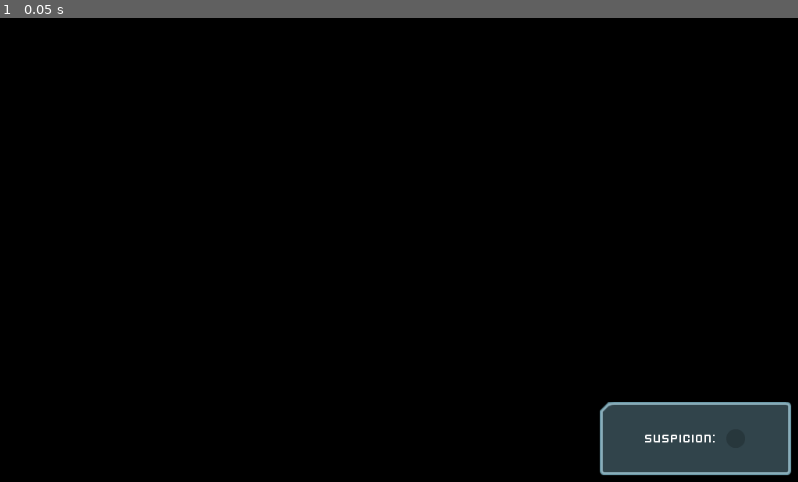
Above: before the commit, frame 1.
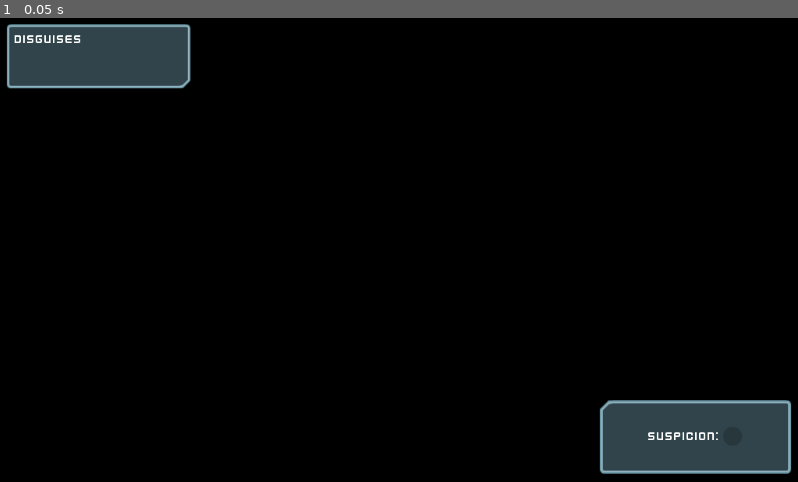
Above: after the commit, the same moment.

Repository: Rirdeg/Heist-Meisters
Game: Godot game, scene res://Scenes/GUI.tscn
Same seed, same stepped clock (60 frames per second), same inputs: the game is played once before the commit and once after it. This scene is started directly instead of the project's main scene.
Inputs:
- Up to frame 1 (0.05 s): no input

The runs differ from the first frame. In frame 1, 3.8% of the frame differs, in the area x 0-100%, y 1-99%.

Commit message:
GUI Display disguises
Added GUI Elements for disguises

Diff:
--- a/Scenes/Characters/Player.tscn
+++ b/Scenes/Characters/Player.tscn
@@ -6,7 +6,7 @@
 [ext_resource path="res://characterlightoccluder.tres" type="OccluderPolygon2D" id=4]
 [ext_resource path="res://theme.tres" type="Theme" id=5]
 
-[node name="Player" index="0" instance=ExtResource( 1 )]
+[node name="Player" instance=ExtResource( 1 )]
 collision_mask = 11
 script = ExtResource( 2 )
 
--- a/Scenes/Debug.tscn
+++ b/Scenes/Debug.tscn
@@ -6,27 +6,40 @@
 script = ExtResource( 1 )
 
 [node name="Label" type="Label" parent="."]
-margin_right = 40.0
+anchor_left = 1.0
+anchor_right = 1.0
+margin_left = -278.595
+margin_right = -238.595
 margin_bottom = 14.0
 text = "label1"
+align = 2
 
 [node name="Label2" type="Label" parent="."]
-margin_left = 0.630249
-margin_top = 17.0167
-margin_right = 40.6302
-margin_bottom = 31.0167
+anchor_left = 1.0
+anchor_right = 1.0
+margin_left = -278.595
+margin_top = 15.9606
+margin_right = -238.595
+margin_bottom = 29.9606
 text = "label2"
+align = 2
 
 [node name="Label3" type="Label" parent="."]
-margin_left = 1.2605
-margin_top = 33.4032
-margin_right = 41.2604
-margin_bottom = 47.4032
+anchor_left = 1.0
+anchor_right = 1.0
+margin_left = -278.595
+margin_top = 32.8937
+margin_right = -238.595
+margin_bottom = 46.8937
 text = "label3"
+align = 2
 
 [node name="Label4" type="Label" parent="."]
-margin_left = 1.89075
-margin_top = 47.899
-margin_right = 41.8906
-margin_bottom = 61.899
+anchor_left = 1.0
+anchor_right = 1.0
+margin_left = -278.595
+margin_top = 50.4988
+margin_right = -238.595
+margin_bottom = 64.4988
 text = "label4"
+align = 2
--- a/Scenes/GUI.tscn
+++ b/Scenes/GUI.tscn
@@ -1,10 +1,12 @@
-[gd_scene load_steps=6 format=2]
+[gd_scene load_steps=8 format=2]
 
 [ext_resource path="res://GFX/Interface/PNG/glassPanel_cornerTL.png" type="Texture" id=1]
 [ext_resource path="res://theme.tres" type="Theme" id=2]
 [ext_resource path="res://GFX/Interface/PNG/dot_shadow.png" type="Texture" id=3]
 [ext_resource path="res://GFX/Interface/PNG/dotRed.png" type="Texture" id=4]
 [ext_resource path="res://Scripts/SuspicionMeter.gd" type="Script" id=5]
+[ext_resource path="res://GFX/Interface/PNG/glassPanel_cornerBR.png" type="Texture" id=6]
+[ext_resource path="res://Scripts/DisguiseDisplay.gd" type="Script" id=7]
 
 [node name="GUI" type="CanvasLayer"]
 
@@ -14,23 +16,26 @@
 anchor_right = 1.0
 anchor_bottom = 1.0
 margin_left = -255.0
-margin_top = -104.0
+margin_top = -106.166
 margin_right = -10.0
-margin_bottom = -10.0
+margin_bottom = -12.1663
 texture = ExtResource( 1 )
 patch_margin_left = 12
 patch_margin_top = 12
 patch_margin_right = 12
 patch_margin_bottom = 12
+__meta__ = {
+"_edit_group_": true
+}
 
 [node name="CenterContainer" type="CenterContainer" parent="SuspicionContainer"]
 anchor_right = 1.0
 anchor_bottom = 1.0
 
-[node name="HSplitContainer" type="HSplitContainer" parent="SuspicionContainer/CenterContainer"]
-margin_left = 58.0
+[node name="HSplitContainer" type="HBoxContainer" parent="SuspicionContainer/CenterContainer"]
+margin_left = 62.0
 margin_top = 35.0
-margin_right = 186.0
+margin_right = 182.0
 margin_bottom = 59.0
 mouse_filter = 2
 
@@ -44,10 +49,47 @@
 [node name="SuspicionMeter" type="TextureProgress" parent="SuspicionContainer/CenterContainer/HSplitContainer" groups=[
 "SuspicionMeter",
 ]]
-margin_left = 104.0
-margin_right = 128.0
+margin_left = 96.0
+margin_right = 120.0
 margin_bottom = 24.0
 texture_under = ExtResource( 3 )
 texture_progress = ExtResource( 4 )
 fill_mode = 4
 script = ExtResource( 5 )
+
+[node name="DisguiseContainer" type="NinePatchRect" parent="."]
+margin_left = 10.0
+margin_top = 12.0
+margin_right = 245.0
+margin_bottom = 94.0
+theme = ExtResource( 2 )
+texture = ExtResource( 6 )
+patch_margin_left = 12
+patch_margin_top = 12
+patch_margin_right = 12
+patch_margin_bottom = 12
+
+[node name="VBoxContainer" type="VBoxContainer" parent="DisguiseContainer"]
+anchor_right = 1.0
+anchor_bottom = 1.0
+margin_left = 10.0
+margin_top = 10.0
+margin_right = -10.0
+margin_bottom = -10.0
+
+[node name="Label" type="Label" parent="DisguiseContainer/VBoxContainer"]
+margin_right = 215.0
+margin_bottom = 18.0
+text = "Disguises"
+
+[node name="DisguiseDisplay" type="ItemList" parent="DisguiseContainer/VBoxContainer" groups=[
+"DisguiseDisplay",
+]]
+margin_top = 22.0
+margin_right = 215.0
+margin_bottom = 62.0
+size_flags_vertical = 3
+max_columns = 8
+same_column_width = true
+icon_scale = 0.5
+script = ExtResource( 7 )
--- a/Scenes/Levels/Level1.tscn
+++ b/Scenes/Levels/Level1.tscn
@@ -182,6 +182,7 @@
 [node name="Player" parent="." instance=ExtResource( 9 )]
 editor/display_folded = true
 position = Vector2( 393.842, 284.135 )
+num_disguises = 6
 
 [node name="Camera2D" type="Camera2D" parent="Player"]
 current = true
--- /dev/null
+++ b/Scripts/DisguiseDisplay.gd
@@ -0,0 +1,8 @@
+extends ItemList
+
+
+
+func update_disguises(num_disguises):
+	clear()
+	for i in range(num_disguises):
+		add_icon_item(load(Global.box_sprite),false)
--- a/Scripts/Player.gd
+++ b/Scripts/Player.gd
@@ -1,5 +1,6 @@
 extends "res://Scripts/Character.gd"
 
+signal update_disguises #fires to GUI itemlist
 export var num_disguises = 3 #Starting number of disguises
 export var disguise_duration = 5 #Time in secs the disguise will last
 export var disguise_slowdown = 0.25
@@ -21,6 +22,7 @@
 	$VisionModeTimer.wait_time = cooldown
 	$Timer.wait_time = disguise_duration
 	reveal()
+	update_disguise_display()
 
 
 
@@ -92,6 +94,7 @@
 	velocity_multiplyer = disguise_slowdown
 	$Timer.start()
 	num_disguises -= 1
+	update_disguise_display()
 
 	collision_layer = 16
 	disguised = true
@@ -102,3 +105,7 @@
 		reveal()
 	elif num_disguises > 0:
 		disguise()
+
+
+func update_disguise_display():
+	get_tree().call_group("DisguiseDisplay", "update_disguises", num_disguises)
--- a/theme.tres
+++ b/theme.tres
@@ -21,6 +21,8 @@
 texture = ExtResource( 4 )
 region_rect = Rect2( 0, 0, 100, 100 )
 
+[sub_resource type="StyleBoxEmpty" id=7]
+
 [sub_resource type="DynamicFont" id=5]
 font_data = ExtResource( 5 )
 
@@ -41,6 +43,20 @@
 Button/styles/hover = SubResource( 2 )
 Button/styles/normal = SubResource( 3 )
 Button/styles/pressed = SubResource( 4 )
+ItemList/colors/font_color = Color( 0.627451, 0.627451, 0.627451, 1 )
+ItemList/colors/font_color_selected = Color( 1, 1, 1, 1 )
+ItemList/colors/guide_color = Color( 0, 0, 0, 0.1 )
+ItemList/constants/hseparation = 4
+ItemList/constants/icon_margin = 4
+ItemList/constants/line_separation = 2
+ItemList/constants/vseparation = 2
+ItemList/fonts/font = null
+ItemList/styles/bg = SubResource( 7 )
+ItemList/styles/bg_focus = null
+ItemList/styles/cursor = null
+ItemList/styles/cursor_unfocused = null
+ItemList/styles/selected = null
+ItemList/styles/selected_focus = null
 Label/colors/font_color = Color( 1, 1, 1, 1 )
 Label/colors/font_color_shadow = Color( 0, 0, 0, 0 )
 Label/colors/font_outline_modulate = Color( 1, 1, 1, 1 )
Not shown: 1 places in Scenes/Levels/Level1.tscn that only renumber resources
Not shown: 1 places in theme.tres that only renumber resources
